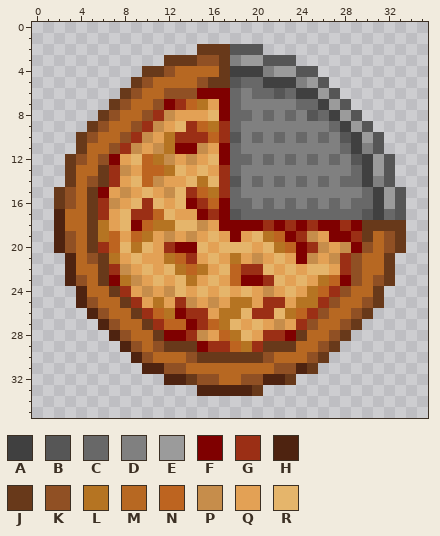
Edited in one commit: pixel-art sprite (Assets/Sprites/Threequarterspizza.png). Above is the file before it was changed.
The file is 36x36 pixels.
Palette (. is transparent): A #404040  B #565656  C #686868  D #808080  E #9b9b9b  F #7f0000  G #9b2f15  H #4e2310  J #68391a  K #905024  L #b57422  M #b76822  N #bd6420  P #c68d4b  Q #e3a155  R #e5b56b
Pixels before, first column x 2:
 2 .............JJJBBB.............
 3 ..........JJJKKJDEEBBB..........
 4 ........JJKMMMMJAAADEEBB........
 5 .......JKMMMMKJJBCCAAADEB.......
 6 ......JKMMKKKFFFCDCCBCAAEB......
 7 .....JKMMKFGNLQFCDDDDDCCAEB.....
 8 ....JKMMKGPQQQRFCCDCDCDBCAEB....
 9 ...JKMMKGPQRGNLGCDDDDDDDDCAEB...
10 ..JKMMKGPQLGGGNGBDCDCDCDCDBAEB..
11 ..JMMKGPQPLFFPQFCDDDDDDDDDCADB..
12 .JKMKFQRNLPQPQRFCCDCDCDCDCDBAEB.
13 .JMMJGPQNNLRQRQGCDDDDDDDDDDCAEB.
14 .JMKJGQRNPQQRLRGBDCDCDCDCDCCADB.
15 JKMJFQPQRQPRGNLGCDDDDDDDDDDDCAEB
16 JKMJGPQRGRQRFGNFCCDCDCDCDCDCCAEB
17 HMMJGQRGGNRQQFGFBCCCCCCCCCCCBACB
18 HMMJLQRFNLLRRPQFFFFGFGFGFFGFJJJJ
19 HKMJLNQNLQPQPQRQFQRLNFGPQFFGJMKJ
20 HKMJGNRLRQGFFRQRRRQRLNFGPQPFKMKJ
21 .HMKJLQRQQLNGQRQLQPQRQFPQPGKMMJ.
22 .HMMJGPQRQRLNLQRNGGRQRQRRQGKMMJ.
23 .HKMJFLPQRQRLQRQNFFGRQRQLNFKMKJ.
24 ..HMMJGQPQPRQRQRQRQPQRQLNGKMMJ..
25 ..HKMMJGQLQGPQPQLLQGGQLLGKMMKJ..
26 ...HKMMJGNLFGGQLLRGGRLNGKMMKJ...
27 ....HKMMJGNNFGNLRQRQPQGKMMKJ....
28 .....HKMMJFFGPQNLRQGGFJMMKJ.....
29 ......HKMKJJJFGGNLGJJJMMKJ......
30 .......HKMMMKJJJJJJKMMMKJ.......
31 ........HHKKMMMMMMMMKKHJ........
32 ..........HHJKKMMKKHHJ..........
33 .............HHHHHJ.............
The result:
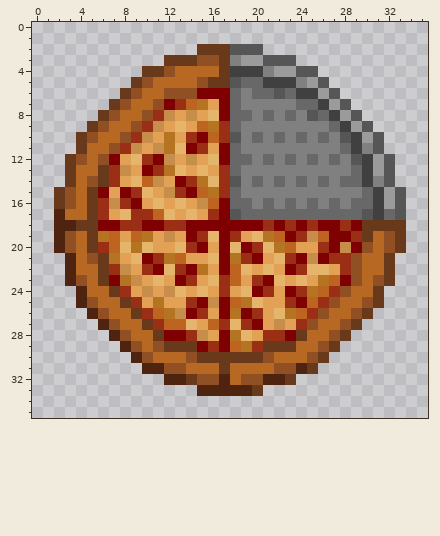
Edits made:
Changed rows in their new state; - is an unchanged pixel.
first column x 3:
 8 -----------P-------------
 9 -----------Q-------------
10 ----------Q-F------------
11 ----------R-G------------
12 -------GF----------------
13 -------FG----------------
14 ----------FG-------------
15 -----FG---GF-------------
16 -----GFQ---QP------------
17 -----------RQ------------
18 HJ-FFGGFFGGFFF-----------
19 -----------FG-FG-------N-
20 ---------QRGF-F-FG---QQGF
21 -------FG--Q--F-GF--G--FG
22 -------GF-GF--F-RQ--FG---
23 ----------FG--G-QGF------
24 --------------G--FG-FG---
25 ----------QGF-FN-RQQGFN--
26 ----------PF--F-F-Q------
27 -----------RQ-G-GF-------
28 --------------F----------
29 --------------F----------
31 --------------J----------
32 --------------H----------
Where, in picture pixels (left, top, right, bottom), the same in both pictures:
changed: (65, 110, 340, 385)
